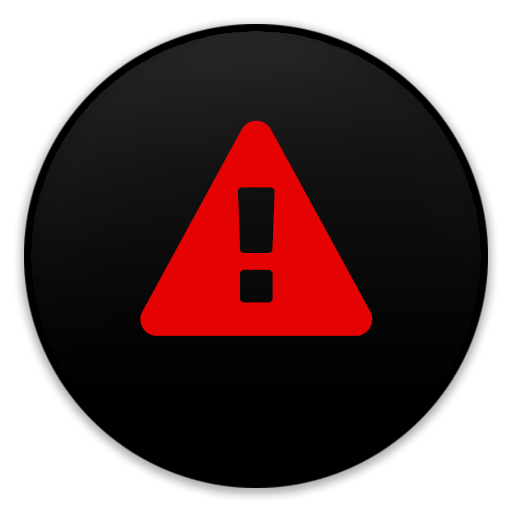
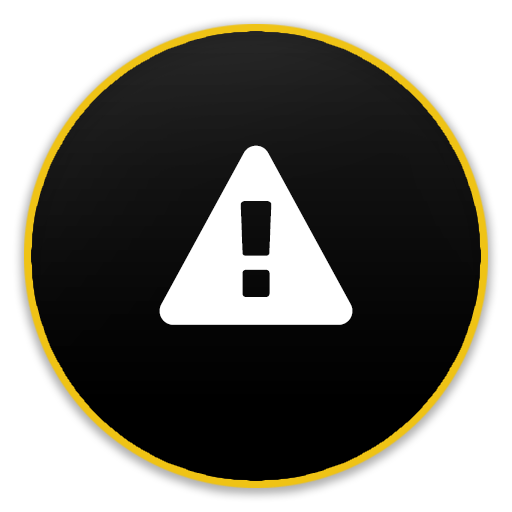
Layer changes from the first 512 x 512 image to the second:
painted on (unnamed layer) over [140, 120, 373, 336]
